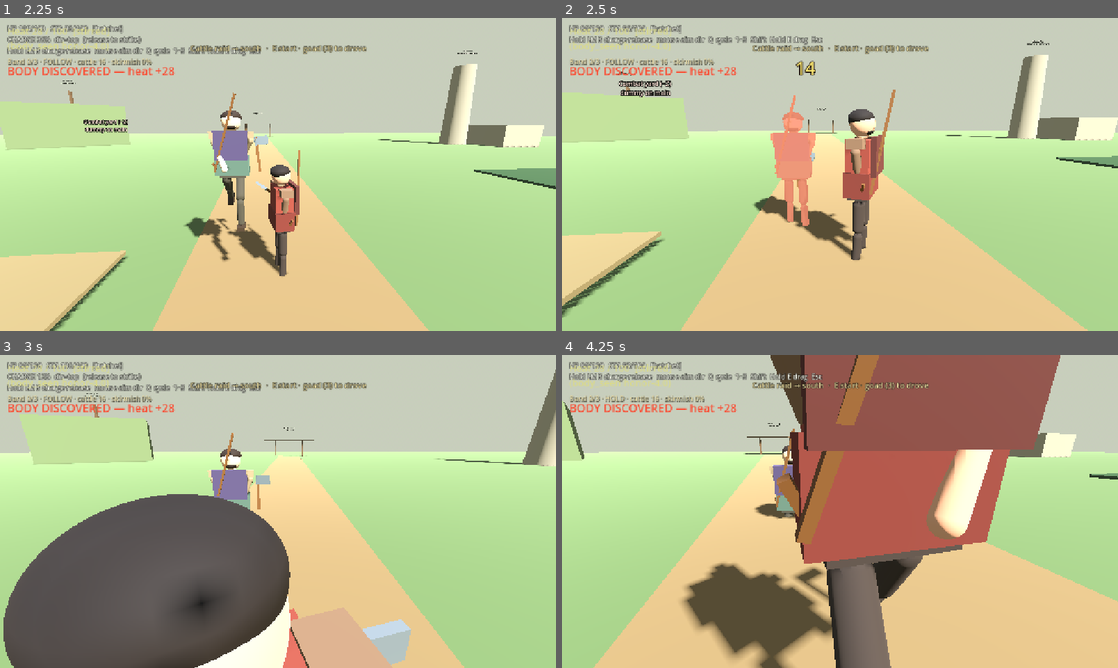
Above: before the commit, frames 1-4 (two rows, left to right).
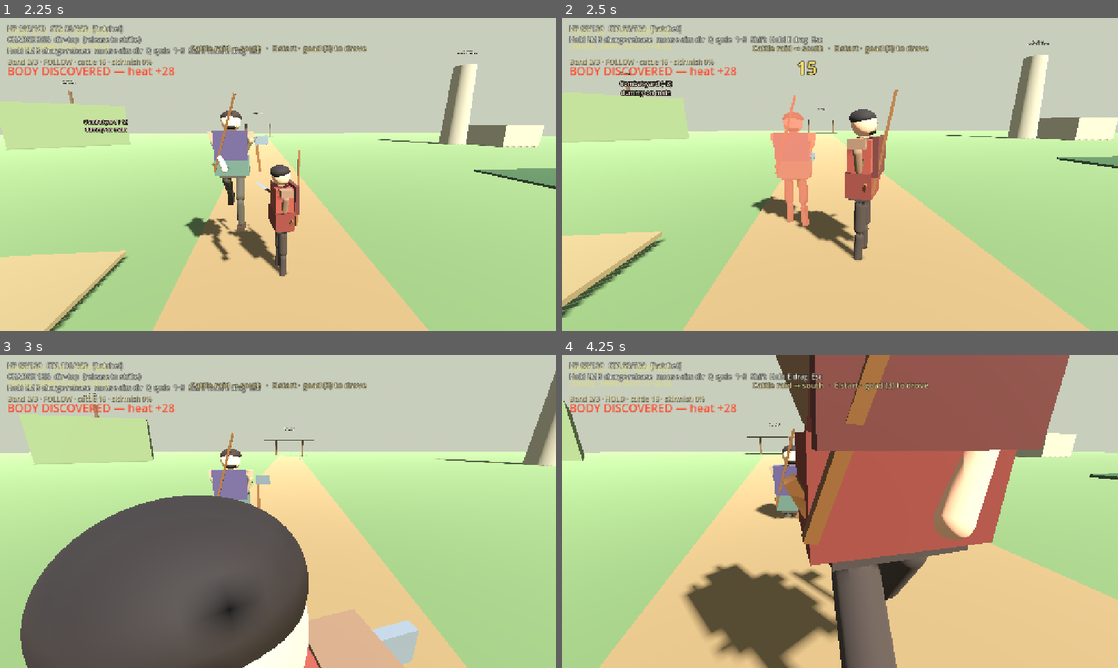
Above: after the commit, the same moments.

Repository: fortins4/devPlayground
Game: Godot game, scene res://scenes/main/main.tscn
Same seed, same stepped clock (60 frames per second), same inputs: the game is played once before the commit and once after it.
Inputs (mouse positions are in pixels of both pictures, inside the frame that each line leads up to):
- Up to frame 1 (2.25 s): tap Enter at 0.5 s; move the mouse to (305, 174) at 0.52 s; hold W (move_forward) from 0.53 s (still down); tap F at 0.6, 1.55 s; click (305, 174) at 0.67 s; tap Space (jump) at 0.77, 1.52 s; move the mouse to (250, 174) at 1.27 s; right-click (250, 174) at 1.35 s; move the mouse to (289, 168) at 2.02 s; press the mouse at (289, 168) at 2.03 s
- Up to frame 2 (2.5 s): keep holding W (move_forward); tap F at 2.3 s
- Up to frame 3 (3 s): keep holding W (move_forward); move the mouse to (272, 517) at 2.77 s; release the mouse at (272, 517) at 2.78 s; tap H (band_toggle) at 2.85 s; click (272, 517) at 2.92 s
- Up to frame 4 (4.25 s): keep holding W (move_forward); tap Space (jump) at 3.02, 3.77 s; tap F at 3.05, 3.8 s; move the mouse to (878, 514) at 3.52 s; hold Ctrl (crouch) from 3.53 s (still down)

Frame 1 is identical in both runs. In frame 2, 2.3% of the frame differs, in the area x 0-100%, y 2-100%; in frame 3, 5.9%; in frame 4, 9.5%, in the area x 0-100%, y 0-100%.
Error in both runs: Stack overflow. Check for infinite recursion in your script. (res://scripts/autoload/world_clock.gd:247)

Commit message:
systems: hatchet damage/reach directional + charge table
Add HatchetAttackTable (top/left/right × tap/charged/max) as greybox
damage/reach source; CombatSystem resolves hatchet hits from it while
knife/goad stay on PROFILES. try_attack maps light→tap / heavy→charged
with default direction top; F6 dumps table + last resolved cell.

Diff:
--- a/scripts/ui/health_debug_hud.gd
+++ b/scripts/ui/health_debug_hud.gd
@@ -7,6 +7,7 @@
 ## Keys (when this node is in the tree):
 ##   V — show / hide panel (includes StaminaEconomy fight numbers)
 ##   ` (backtick / QuoteLeft) — print StaminaEconomy dump to Output
+##   F6 — print HatchetAttackTable dump + last resolved dir/tier/dmg/reach
 ##   9 / 0 — HP −10 / +10
 ##   7 / 8 — stamina −10 / +10
 ##   6 — add wound
@@ -59,6 +60,9 @@
 				get_viewport().set_input_as_handled()
 			KEY_QUOTELEFT:
 				_dump_stamina_economy()
+				get_viewport().set_input_as_handled()
+			KEY_F6:
+				_dump_hatchet_attack_table()
 				get_viewport().set_input_as_handled()
 			KEY_9:
 				if CharacterHealth:
@@ -142,6 +146,15 @@
 	_refresh()
 
 
+func _dump_hatchet_attack_table() -> void:
+	var combat := _find_player_combat()
+	if combat and combat.has_method("dump_hatchet_attack_table"):
+		combat.dump_hatchet_attack_table()
+	else:
+		print(HatchetAttackTable.get_debug_text())
+	_refresh()
+
+
 func _refresh() -> void:
 	if label == null:
 		return
@@ -159,6 +172,10 @@
 	else:
 		var cur := CharacterHealth.stamina if CharacterHealth else -1.0
 		text += "\n" + StaminaEconomy.get_debug_text(cur)
+	if combat and combat.has_method("get_hatchet_attack_table_debug_text"):
+		text += "\n" + combat.get_hatchet_attack_table_debug_text()
+	else:
+		text += "\n" + HatchetAttackTable.get_debug_text()
 	label.text = text
 
 
--- a/systems/combat/combat_system.gd
+++ b/systems/combat/combat_system.gd
@@ -73,6 +73,10 @@
 var _last_windup: float = 0.16
 var _last_active: float = 0.12
 var _last_recovery: float = 0.34
+var _last_attack_direction: StringName = &""
+var _last_attack_tier: StringName = &""
+var _last_attack_damage: float = -1.0
+var _last_attack_reach: float = -1.0
 var knockback_vel: Vector3 = Vector3.ZERO
 var _hurt_flash_tween: Tween
 var _hit_stop_running: bool = false
@@ -86,7 +90,9 @@
 var _last_strike_direction: StrikeDirection = StrikeDirection.TOP
 var _charge_pose_tween: Tween
 
-# Per-weapon feel timings + damage/reach (queue #2 owns hatchet directional tiers).
+# Per-weapon feel timings. Knife/goad: damage+reach live here.
+# Hatchet damage/reach: HatchetAttackTable (direction × charge tier). PROFILES
+# hatchet damage/reach kept as fallback when table unavailable.
 # Stamina cost + recovery seconds: StaminaEconomy.ATTACK (source of truth).
 const PROFILES := {
 	Weapon.HATCHET: {
@@ -324,9 +330,30 @@
 	_clear_charge_pose()
 	var kind: StringName = &"light" if held < charge_min_release_secs or ratio < 0.22 else &"heavy"
 	# Blend: short hold still light; mid/full uses heavy profile with scaled damage/cost.
+	# Near-full charge maps to HatchetAttackTable &"max" tier via power >= 0.95.
 	var power := 0.0 if kind == &"light" else clampf(ratio, 0.22, 1.0)
 	charge_released.emit(power if kind == &"heavy" else 0.0, DIRECTION_NAMES[direction], kind)
 	return try_attack(kind, direction, power)
+
+
+func try_attack_directional(direction: StringName, tier: StringName) -> bool:
+	## Directional + charge-tier entry (StringName API for table probes / future aim).
+	var dir_enum := StrikeDirection.TOP
+	match HatchetAttackTable.normalize_direction(direction):
+		&"left":
+			dir_enum = StrikeDirection.LEFT
+		&"right":
+			dir_enum = StrikeDirection.RIGHT
+		_:
+			dir_enum = StrikeDirection.TOP
+	var kind: StringName = HatchetAttackTable.kind_from_tier(tier)
+	var power := -1.0
+	var nt := HatchetAttackTable.normalize_tier(tier)
+	if nt == &"max":
+		power = 1.0
+	elif nt == &"charged":
+		power = 0.7
+	return try_attack(kind, dir_enum, power)
 
 
 func try_attack(
@@ -380,6 +407,23 @@
 		windup *= float(scales.get("windup", 1.0))
 		active *= float(scales.get("active", 1.0))
 		recovery *= float(scales.get("recovery", 1.0))
+	# Hatchet damage/reach from HatchetAttackTable (dir × charge tier).
+	var resolved_dir: StringName = &""
+	var resolved_tier: StringName = &""
+	if current_weapon == Weapon.HATCHET:
+		var dir_name: StringName = DIRECTION_NAMES.get(direction, &"top")
+		var tier: StringName = HatchetAttackTable.tier_from_kind(kind)
+		if power >= 0.95:
+			tier = &"max"
+		elif power >= 0.55:
+			tier = &"charged"
+		elif power >= 0.0:
+			tier = &"tap"
+		var cell: Dictionary = HatchetAttackTable.entry(dir_name, tier)
+		resolved_dir = cell["direction"]
+		resolved_tier = cell["tier"]
+		damage = float(cell["damage"])
+		reach = float(cell["reach"])
 	if stamina < cost:
 		return false
 	_spend_stamina(cost)
@@ -392,10 +436,15 @@
 	_last_windup = windup
 	_last_active = active
 	_last_recovery = recovery
+	_last_attack_direction = resolved_dir
+	_last_attack_tier = resolved_tier
+	_last_attack_damage = damage
+	_last_attack_reach = reach
 	_play_weapon_swing(kind, windup, active, recovery, direction)
 	attack_performed.emit(_owner_body, kind, wname)
 	_activate_hitbox_after(windup, active, reach, damage, kind, direction)
 	return true
+
 
 
 func set_blocking(holding: bool) -> void:
@@ -836,12 +885,19 @@
 	)
 
 
-func get_attack_profile(kind: StringName = &"light") -> Dictionary:
-	## Merged feel profile + stamina cost/recovery from StaminaEconomy.
+func get_attack_profile(kind: StringName = &"light", direction: StringName = &"top") -> Dictionary:
+	## Merged feel profile + stamina cost/recovery. Hatchet overlays table damage/reach.
 	var base: Dictionary = PROFILES[current_weapon].get(kind, PROFILES[current_weapon][&"light"]).duplicate()
 	var wname: StringName = WEAPON_NAMES[current_weapon]
 	base["cost"] = StaminaEconomy.attack_cost(wname, kind)
 	base["recovery"] = StaminaEconomy.attack_recovery(wname, kind)
+	if current_weapon == Weapon.HATCHET:
+		var tier := HatchetAttackTable.tier_from_kind(kind)
+		var cell: Dictionary = HatchetAttackTable.entry(direction, tier)
+		base["damage"] = cell["damage"]
+		base["reach"] = cell["reach"]
+		base["direction"] = cell["direction"]
+		base["tier"] = cell["tier"]
 	return base
 
 
@@ -852,6 +908,17 @@
 func dump_stamina_economy() -> void:
 	## Cheap F5 probe — print economy constants + current STA.
 	print(get_stamina_economy_debug_text())
+
+
+func get_hatchet_attack_table_debug_text() -> String:
+	return HatchetAttackTable.get_debug_text(
+		_last_attack_direction, _last_attack_tier, _last_attack_damage, _last_attack_reach
+	)
+
+
+func dump_hatchet_attack_table() -> void:
+	## Cheap F5 probe — print hatchet direction×tier table + last resolved cell.
+	print(get_hatchet_attack_table_debug_text())
 
 
 func reset_weapon_pose() -> void:
--- /dev/null
+++ b/systems/combat/hatchet_attack_table.gd
@@ -0,0 +1,154 @@
+class_name HatchetAttackTable
+extends RefCounted
+## Hatchet damage / reach table — directional axes × charge tiers (greybox data).
+##
+## Directions match SCOPE directional combat (overhead / sideswing). Charge tiers
+## map onto existing light/heavy inputs for now; Godot will drive real aim/stick
+## direction later. Feel (anims, hitstop, telegraph) stays Godot-owned — this
+## file is DATA / lookup API only.
+##
+## Input stub mapping (CombatSystem):
+##   LMB light  → tier &"tap"     (StaminaEconomy light cost/recovery)
+##   RMB heavy  → tier &"charged" (StaminaEconomy heavy cost/recovery)
+##   &"max"     → full-charge bump (same stamina as charged until charge-hold ships)
+## Default direction when aim unknown: &"top".
+
+## Overhead chop / left sideswing / right sideswing.
+const DIRECTIONS: Array[StringName] = [&"top", &"left", &"right"]
+
+## Tap = light; charged = heavy; max = optional full-charge bump.
+const TIERS: Array[StringName] = [&"tap", &"charged", &"max"]
+
+## Baseline: prior PROFILES hatchet light 14/1.35, heavy 28/1.5.
+## Top: slightly higher damage, shorter lateral reach (overhead).
+## Left/right: balanced sideswing — tap/charged match prior light/heavy.
+## Max: modest bump over charged (~+14% dmg, +0.05 reach).
+const TABLE: Dictionary = {
+	&"top": {
+		&"tap": {"damage": 15.0, "reach": 1.25},
+		&"charged": {"damage": 30.0, "reach": 1.40},
+		&"max": {"damage": 34.0, "reach": 1.45},
+	},
+	&"left": {
+		&"tap": {"damage": 14.0, "reach": 1.35},
+		&"charged": {"damage": 28.0, "reach": 1.50},
+		&"max": {"damage": 32.0, "reach": 1.55},
+	},
+	&"right": {
+		&"tap": {"damage": 14.0, "reach": 1.35},
+		&"charged": {"damage": 28.0, "reach": 1.50},
+		&"max": {"damage": 32.0, "reach": 1.55},
+	},
+}
+
+const DEFAULT_DIRECTION: StringName = &"top"
+const DEFAULT_TIER: StringName = &"tap"
+
+
+## Map legacy light/heavy kind → charge tier.
+static func tier_from_kind(kind: StringName) -> StringName:
+	match kind:
+		&"heavy":
+			return &"charged"
+		&"max":
+			return &"max"
+		&"charged":
+			return &"charged"
+		&"tap":
+			return &"tap"
+		_:
+			# light / unknown
+			return &"tap"
+
+
+## Map charge tier → StaminaEconomy / PROFILES kind (light|heavy).
+static func kind_from_tier(tier: StringName) -> StringName:
+	match tier:
+		&"charged", &"max", &"heavy":
+			return &"heavy"
+		_:
+			return &"light"
+
+
+static func normalize_direction(direction: StringName) -> StringName:
+	if direction in DIRECTIONS:
+		return direction
+	return DEFAULT_DIRECTION
+
+
+static func normalize_tier(tier: StringName) -> StringName:
+	if tier in TIERS:
+		return tier
+	return tier_from_kind(tier)
+
+
+static func entry(direction: StringName, tier: StringName) -> Dictionary:
+	var d := normalize_direction(direction)
+	var t := normalize_tier(tier)
+	var row: Dictionary = TABLE.get(d, TABLE[DEFAULT_DIRECTION])
+	var cell: Dictionary = row.get(t, row[DEFAULT_TIER])
+	return {
+		"direction": d,
+		"tier": t,
+		"damage": float(cell.get("damage", 14.0)),
+		"reach": float(cell.get("reach", 1.35)),
+	}
+
+
+static func damage(direction: StringName, tier: StringName) -> float:
+	return float(entry(direction, tier)["damage"])
+
+
+static func reach(direction: StringName, tier: StringName) -> float:
+	return float(entry(direction, tier)["reach"])
+
+
+static func to_debug_dict() -> Dictionary:
+	var cells: Dictionary = {}
+	for d in DIRECTIONS:
+		var row: Dictionary = {}
+		for t in TIERS:
+			var e := entry(d, t)
+			row[String(t)] = {"damage": e["damage"], "reach": e["reach"]}
+		cells[String(d)] = row
+	return {
+		"directions": [&"top", &"left", &"right"],
+		"tiers": [&"tap", &"charged", &"max"],
+		"default_direction": DEFAULT_DIRECTION,
+		"input_map": {
+			"light": &"tap",
+			"heavy": &"charged",
+			"max_stamina_kind": &"heavy",
+		},
+		"table": cells,
+	}
+
+
+static func get_debug_text(
+	last_direction: StringName = &"",
+	last_tier: StringName = &"",
+	last_damage: float = -1.0,
+	last_reach: float = -1.0,
+) -> String:
+	var lines: PackedStringArray = PackedStringArray()
+	lines.append("=== HatchetAttackTable (damage/reach) ===")
+	lines.append("dir×tier          dmg    reach")
+	for d in DIRECTIONS:
+		for t in TIERS:
+			var e := entry(d, t)
+			lines.append(
+				"%-8s %-8s  %5.1f   %5.2f" % [
+					String(d), String(t), float(e["damage"]), float(e["reach"]),
+				]
+			)
+	lines.append("map: LMB light→tap · RMB heavy→charged · max→heavy STA · default dir top")
+	if last_direction != &"" and last_tier != &"":
+		lines.append(
+			"last resolved: dir=%s tier=%s dmg=%.1f reach=%.2f" % [
+				String(last_direction), String(last_tier), last_damage, last_reach,
+			]
+		)
+	else:
+		lines.append("last resolved: (none yet)")
+	lines.append("F5 probe: press F6 — hatchet table dump (see systems/combat/README.md)")
+	return "\n".join(lines)
--- a/systems/combat/stamina_economy.gd
+++ b/systems/combat/stamina_economy.gd
@@ -3,8 +3,8 @@
 ## Fight stamina / recover numbers — greybox tunable source of truth.
 ##
 ## CombatSystem reads max / regen / delay / sprint / attack costs+recovery /
-## block stubs from here. Damage, windup, active, and reach stay on CombatSystem
-## PROFILES (queue #2 owns hatchet directional damage/reach + charge tiers).
+## block stubs from here. Knife/goad damage/reach + all windup/active stay on
+## CombatSystem PROFILES; hatchet damage/reach live in HatchetAttackTable.
 ## Feel (anims, hitstop polish, telegraph) is Godot-owned — this file is DATA only.
 
 ## Pool size (CombatSystem + CharacterHealth session default).
Not shown, added: systems/combat/hatchet_attack_table.gd.uid
Not shown, changed: systems/combat/README.md
